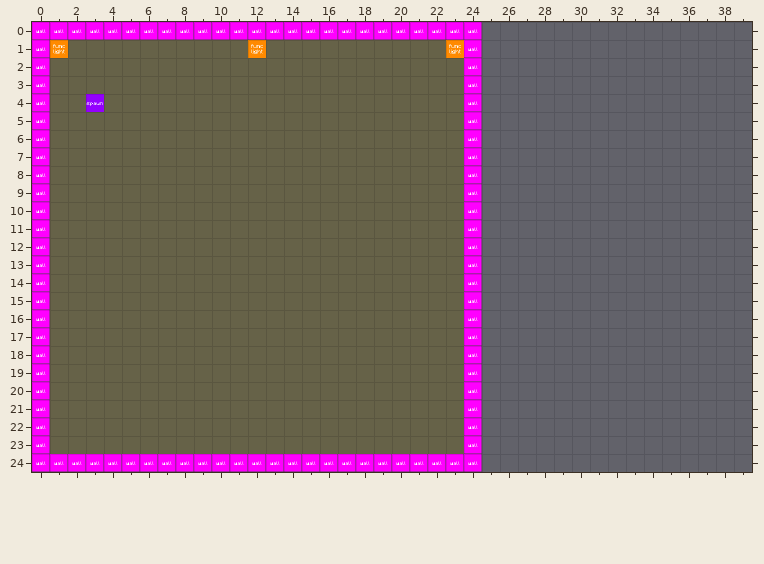
An edit to a level. Tiled map, assets/maps/rogue.tmx. That is the earlier state.
Cells are 32x32 px. Shown: x 0..39, y 0..24. The old version is drawn lined up with the new one.
Now the later version:
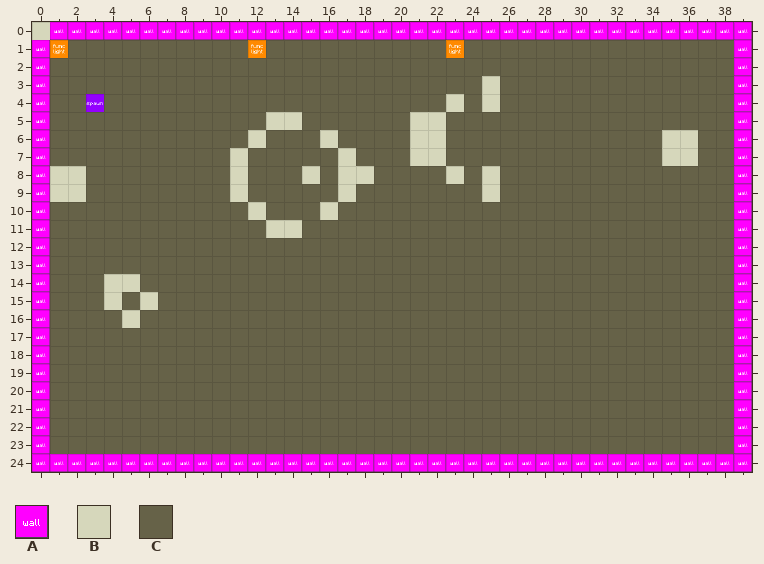
Key: from "orthotiles": A 1, B 8, C 11.
_ is an empty cell.
Tiles of an added or newly shown layer are drawn over the layers below it.
The edit:
map size 25x25 -> 40x25 cells
Layer "Ground":
The edit adds tile C in rows 1 to 23 at x 24.
The edit adds tile C in rows 1 to 2 at x 25 to 38; in rows 3 to 4 at x 26 to 38; in row 5 at x 25 to 38; in rows 6 to 7 at x 25 to 34 and 37 to 38; in rows 8 to 9 at x 26 to 38; in rows 10 to 23 at x 25 to 38.
Layer "Collision":
The edit adds tile A in row 0 at x 25 to 39; in rows 1 to 23 at x 39; in row 24 at x 25 to 39.
Tile A is gone in rows 1 to 23 at x 24.
Layer "cells" (added):
The edit adds tile B in row 0 at x 0; in row 3 at x 25; in row 4 at x 23 and 25; in row 5 at x 13 to 14 and 21 to 22; in row 6 at x 12, 16, 21 to 22 and 35 to 36; in row 7 at x 11, 17, 21 to 22 and 35 to 36.
The edit adds tile B in row 8 at x 1 to 2, 11, 15, 17 to 18, 23 and 25; in row 9 at x 1 to 2, 11, 17 and 25; in row 10 at x 12 and 16; in row 11 at x 13 to 14; in row 14 at x 4 to 5; in row 15 at x 4 and 6.
The edit adds tile B in row 16 at x 5.
